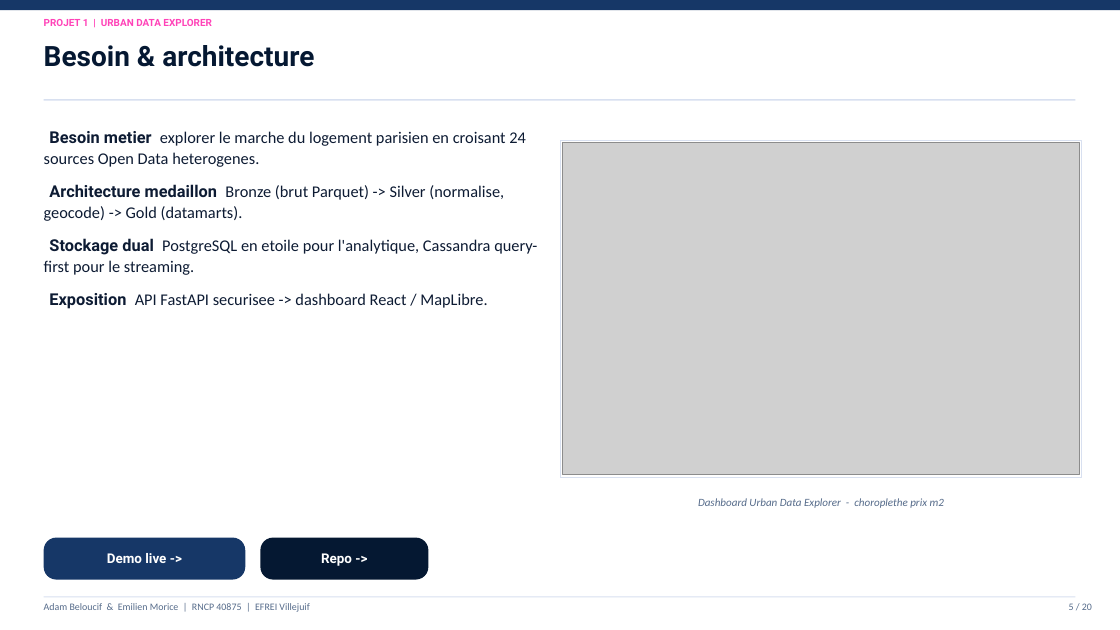
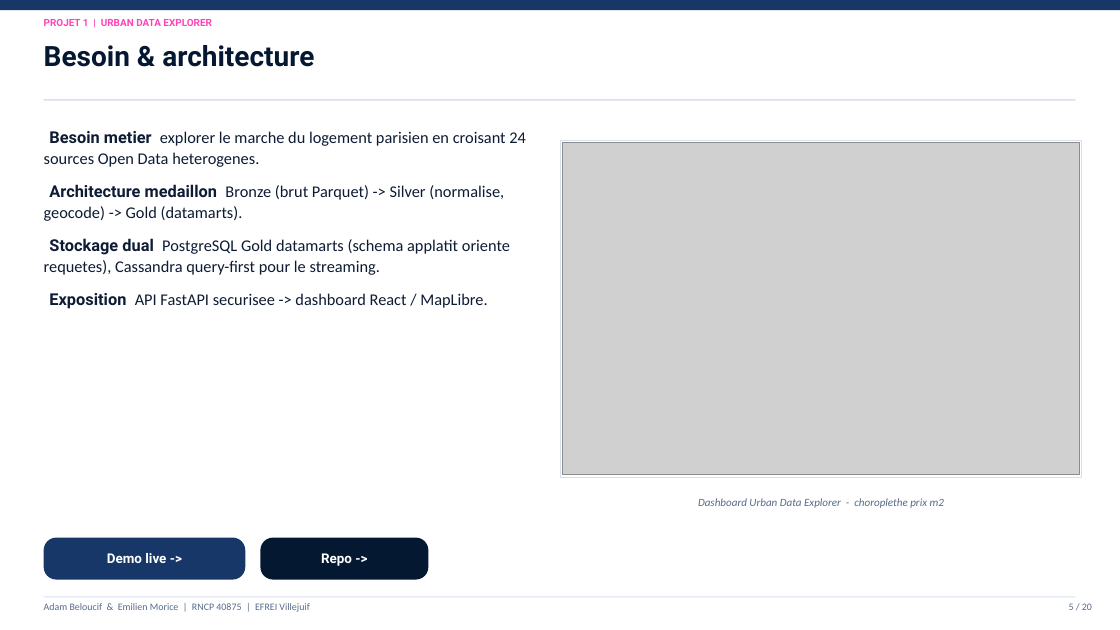
Before and after one commit to Adam-Blf/Soutenance-M1, a slide deck: slide 5 of Soutenance_Bloc1-2_Adam_Emilien.pptx. Drawn at 1120x630 pixels with LibreOffice and Linux fonts; fonts in the diff are those of the drawing; grey boxes stand for pictures. Boxes give left, top, right and bottom in pixels: in the first picture for what was removed or moved away, otherwise in the second. Text is boxed around its words. In the diff, an @@ line names an element or a change of style, - is before the commit and + after.

```diff
--- a/Soutenance_Bloc1-2_Adam_Emilien.pptx
+++ b/Soutenance_Bloc1-2_Adam_Emilien.pptx
@@ text at (44, 238, 510, 275): text changed @@
-Stockage dual PostgreSQL en etoile pour l'analytique, Cassandra query-first pour le streaming.
+Stockage dual PostgreSQL Gold datamarts (schema applatit oriente requetes), Cassandra query-first pour le streaming.
```
Also in this commit, not shown: 6 other slides changed, 1 other file.
